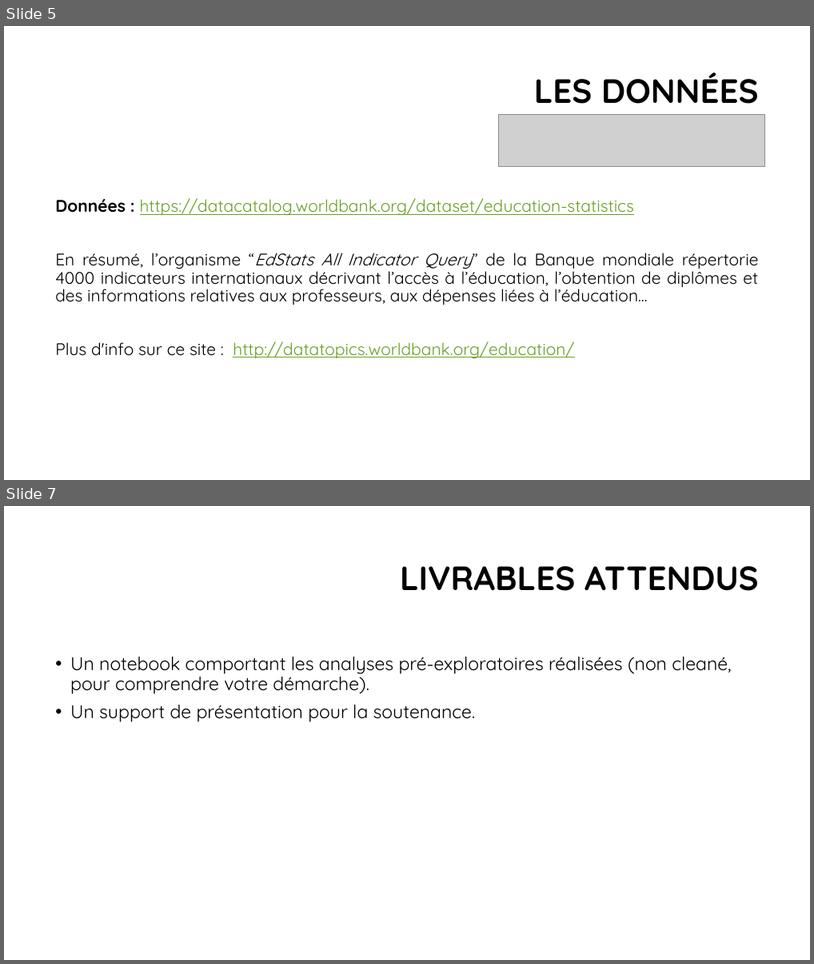
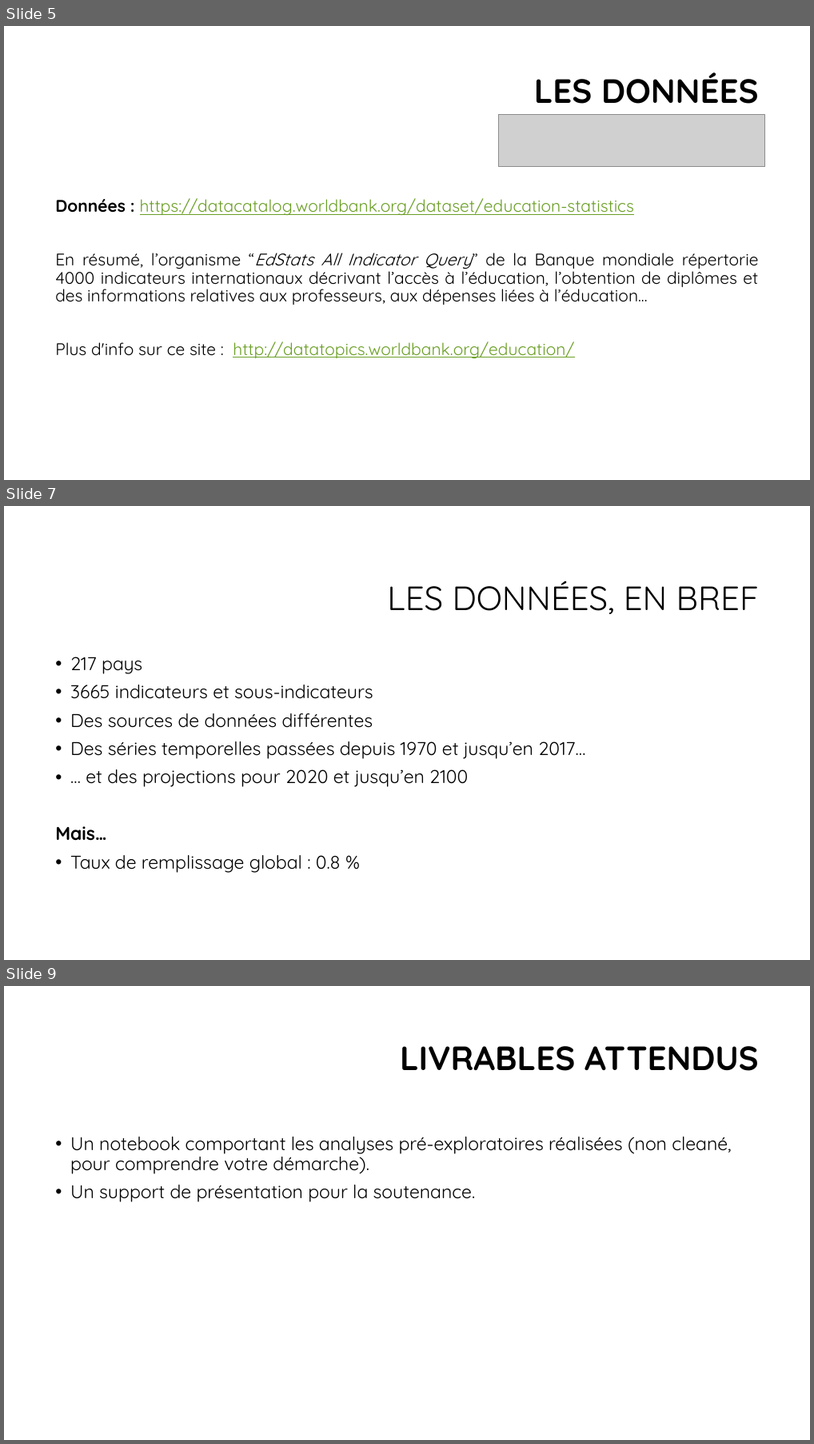
Before and after one commit to bayethiernodiop/Parcours-Data-Scientist, a slide deck: projet2/projet2.pptx. Shown one above the other, each under a label of ours: slides 5 and 7 before the commit, slides 5, 7 and 9 after it; the slides between them are not shown. The pictures are 814x964 and 814x1444 pixels, drawn with LibreOffice and Linux fonts; fonts in the diff are those of the drawing; grey boxes stand for pictures; background and template pictures are left out. Boxes give left, top, right and bottom in pixels: in the first picture for what was removed or moved away, otherwise in the second. Text is boxed around its words. In the diff, an @@ line names an element or a change of style, - is before the commit and + after.

```diff
--- a/projet2/projet2.pptx
+++ b/projet2/projet2.pptx
@@ slide 7 added at (4,506,810,960), background #FFFFFF @@
@@ title added at (387,581,759,614), 40 pt, text #000000 @@
+LES DONNÉES, EN BREF
@@ text added at (55,656,586,872), 22 pt, text #000000 @@
+• 217 pays
+• 3665 indicateurs et sous-indicateurs
+• Des sources de données différentes
+• Des séries temporelles passées depuis 1970 et jusqu’en 2017…
+• … et des projections pour 2020 et jusqu’en 2100
+Mais…
+• Taux de remplissage global : 0.8 %
@@ what was slide 7 is now slide 9 @@
```
Also in this commit, not shown: 4 slides changed, 3 other slides added, 2 other files.
